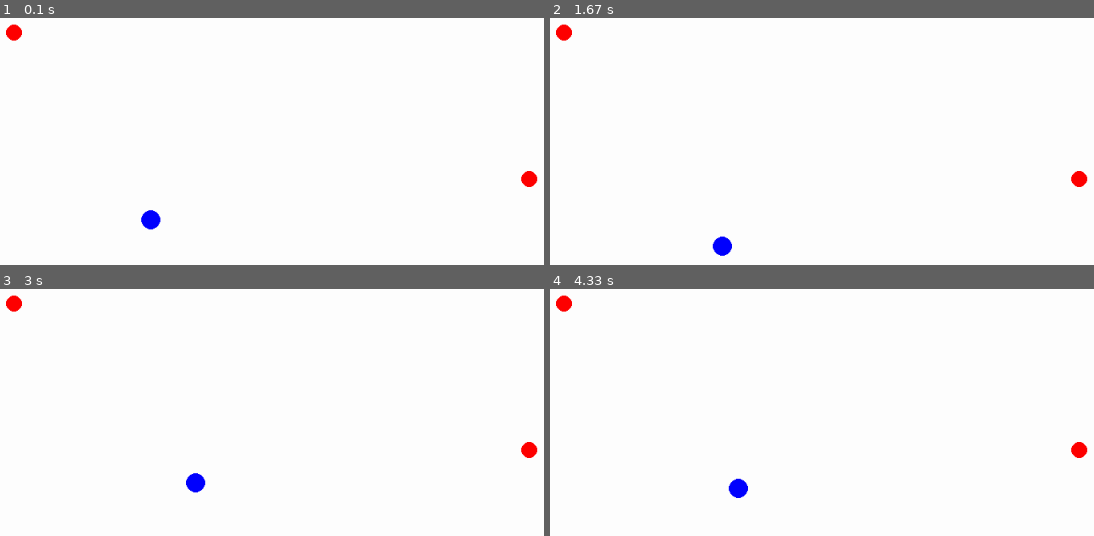
Above: before the commit, frames 1-4 (two rows, left to right).
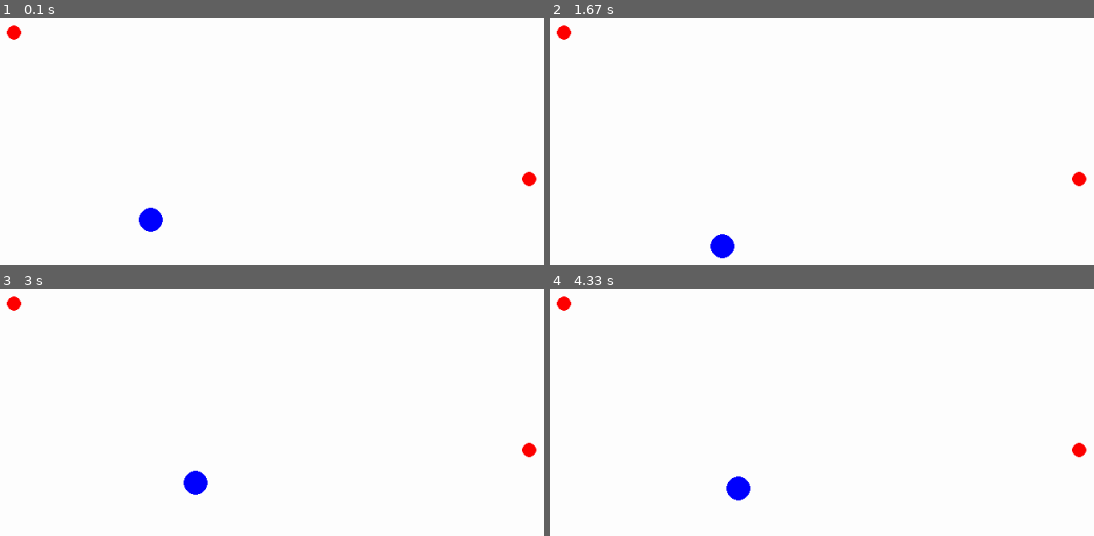
Above: after the commit, the same moments.

Repository: thomasperge/agario-pygame
Game: pygame game, started from main.py
The game is run twice, just before and just after one commit, with the same random seed, the same clock (stepped at 60 frames per second) and the same inputs.
Inputs (mouse positions are in pixels of both pictures, inside the frame that each line leads up to):
- Up to frame 1 (0.1 s): no input
- Up to frame 2 (1.67 s): hold Right 0.33-0.8 s; move the mouse to (outside the picture) at 0.37 s; hold Up 0.83-1.13 s; move the mouse to (outside the picture) at 0.87 s; hold Right 1.17-1.63 s; move the mouse to (702, 260) at 1.2 s
- Up to frame 3 (3 s): hold Left 1.67-2.2 s; move the mouse to (92, 447) at 1.7 s; hold Down 2.23-2.53 s; move the mouse to (500, 338) at 2.27 s; hold Left 2.57-2.97 s; move the mouse to (outside the picture) at 2.6 s
- Up to frame 4 (4.33 s): hold Up 3-3.37 s; move the mouse to (936, 345) at 3.03 s; hold Right 3.4-4.03 s; move the mouse to (593, 511) at 3.43 s; hold Down from 4.07 s (still down); move the mouse to (outside the picture) at 4.1 s

The runs differ from the first frame. In frame 1, 0.3% of the frame differs, in the area x 1-99%, y 2-87%; in frame 2, 0.3%; in frame 3, 0.3%; in frame 4, 0.3%.

Commit message:
feat: adding collision + player and feed size

Diff:
--- a/feed.py
+++ b/feed.py
@@ -1,10 +1,11 @@
 import random
 
 class Feed :
-    def __init__(self, name):
+    def __init__(self, name, size):
         self.nom = name
         self.x = 0
         self.y = 0
+        self.size = size
 
     def get_name(self):
         return self.nom
@@ -14,8 +15,14 @@
         self.y = random.randint(1, screen_height)
         return self.x, self.y
 
-    def get_positions(self):
+    def get_position(self):
         return self.x, self.y
 
     def create_feed(self, screen_width, screen_height):
         self.x, self.y = self.generated_random_position(screen_width, screen_height)
+
+    def set_size(self, size):
+        self.size = size
+
+    def get_size(self):
+        return self.size
--- a/main.py
+++ b/main.py
@@ -13,11 +13,13 @@
 screen.fill(background)
 
 # Inititalize Player
-player = Player("Player1", 300, 300, 4)
+player = Player("Player1", 300, 300, 4, 15)
 
 # Initialize Feed1
-feed1 = Feed("Feed1")
-feed2 = Feed("Feed2")
+feed1 = Feed("Feed1", 9)
+feed2 = Feed("Feed2", 9)
+
+feeds = [feed1, feed2]
 
 feed1.create_feed(width, height)
 feed2.create_feed(width, height)
@@ -45,15 +47,25 @@
     mouse_position = player.mouse_move(mouse_x, mouse_y)
     player.change_direction(mouse_position[0], mouse_position[1])
 
+    # Collision
+    for feed in feeds:
+        distance = ((player.get_position()[0] - feed.get_position()[0]) ** 2 + (player.get_position()[1] - feed.get_position()[1]) ** 2) ** 0.5
+
+        if distance <= player.get_size() + feed.get_size():
+            player.set_size(player.get_size() + 2)
+            feeds.remove(feed)
+
     # Move player
     player.move()
 
-    # Refrash Display
     screen.fill(background)
 
-    pygame.draw.circle(screen, blue, player.get_positions(), 12)
-    pygame.draw.circle(screen, red, feed1.get_positions(), 10)
-    pygame.draw.circle(screen, red, feed2.get_positions(), 10)
+    # Display Player
+    pygame.draw.circle(screen, blue, player.get_position(), player.get_size())
+
+    # Display all feeds
+    for feed in feeds:
+        pygame.draw.circle(screen, red, feed.get_position(), feed.get_size())
 
     pygame.display.flip()
     clock.tick(30)
--- a/player.py
+++ b/player.py
@@ -1,9 +1,10 @@
 class Player :
-    def __init__(self, name, x, y, speed):
+    def __init__(self, name, x, y, speed, size):
         self.nom = name
         self.xposition = x
         self.yposition = y
         self.speed = speed
+        self.size = size
         self.direction = (self.speed, 0)
 
     def get_name(self):
@@ -13,8 +14,8 @@
         self.direction = (x, y)
 
     def mouse_move(self, mouse_x, mouse_y):
-        dx = mouse_x - self.get_positions()[0]
-        dy = mouse_y - self.get_positions()[1]
+        dx = mouse_x - self.get_position()[0]
+        dy = mouse_y - self.get_position()[1]
 
         length = (dx ** 2 + dy ** 2) ** 0.5
         if length != 0:
@@ -29,7 +30,7 @@
         self.xposition += self.direction[0]
         self.yposition += self.direction[1]
 
-    def get_positions(self):
+    def get_position(self):
         return self.xposition, self.yposition
 
     def set_speed(self, speed):
@@ -37,3 +38,9 @@
 
     def get_speed(self):
         return self.speed
+
+    def set_size(self, size):
+        self.size = size
+
+    def get_size(self):
+        return self.size
